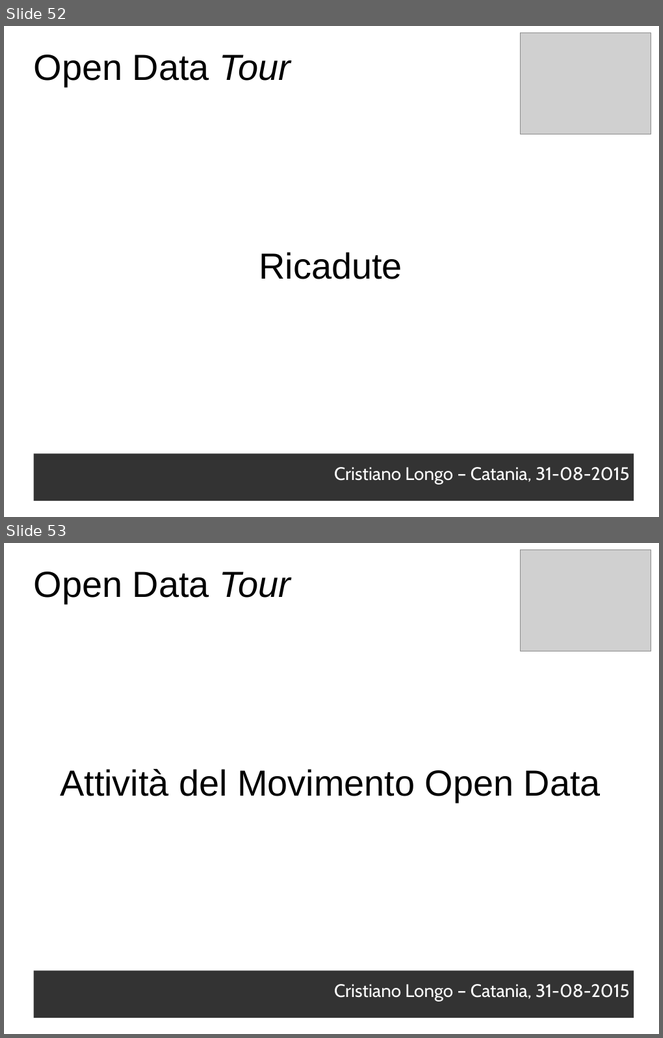
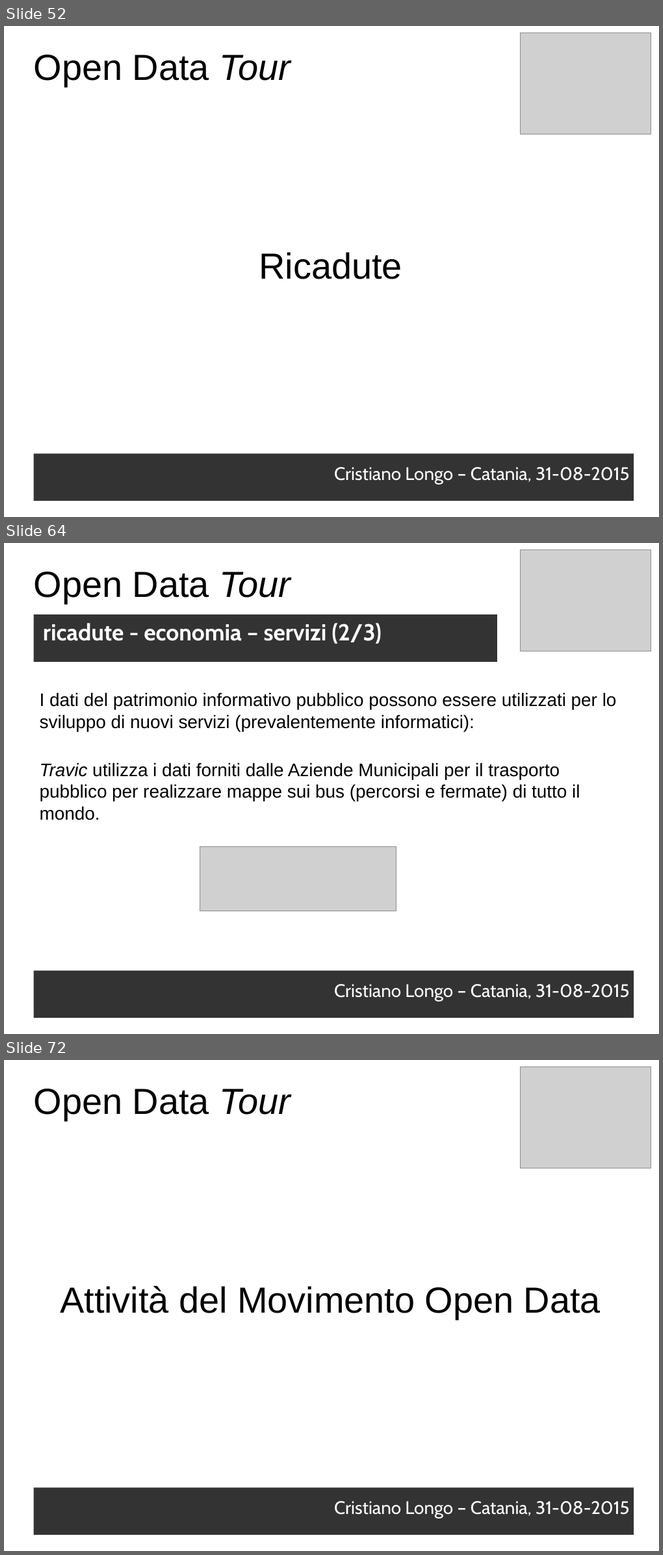
Before and after one commit to opendatahacklab/opendatatour, a slide deck: slides/31082015.odp. Shown one above the other, each under a label of ours: slides 52 and 53 before the commit, slides 52, 64 and 72 after it; the slides between them are not shown. The pictures are 663x1038 and 663x1555 pixels, drawn with LibreOffice and Linux fonts; fonts in the diff are those of the drawing; grey boxes stand for pictures. Boxes give left, top, right and bottom in pixels: in the first picture for what was removed or moved away, otherwise in the second. Text is boxed around its words. In the diff, an @@ line names an element or a change of style, - is before the commit and + after.

Commit message:
odt cope: ricadute

```diff
--- a/slides/31082015.odp
+++ b/slides/31082015.odp
@@ slide 64 added at (x1=4, y1=543, x2=659, y2=1034), background #FFFFFF @@
@@ picture added at (x1=521, y1=550, x2=651, y2=651) @@
@@ text added at (x1=34, y1=572, x2=291, y2=603), 44 pt, text #000000 @@
+Open Data Tour
@@ text added at (x1=34, y1=615, x2=497, y2=662), fill #333333, 28 pt, text #FFFFFF, bold @@
+ricadute - economia – servizi (2/3)
@@ text added at (x1=40, y1=693, x2=617, y2=731), 22 pt, text #000000 @@
+I dati del patrimonio informativo pubblico possono essere utilizzati per lo sviluppo di nuovi servizi (prevalentemente informatici):
@@ text added at (x1=40, y1=763, x2=580, y2=821), 22 pt, text #000000 @@
+Travic utilizza i dati forniti dalle Aziende Municipali per il trasporto pubblico per realizzare mappe sui bus (percorsi e fermate) di tutto il mondo.
@@ picture added at (x1=200, y1=847, x2=397, y2=912) @@
@@ text added at (x1=34, y1=971, x2=634, y2=1018), fill #333333, 22 pt, text #FFFFFF @@
+Cristiano Longo – Catania, 31-08-2015
@@ what was slide 53 is now slide 72 @@
```
Also in this commit, not shown: 18 other slides added.
